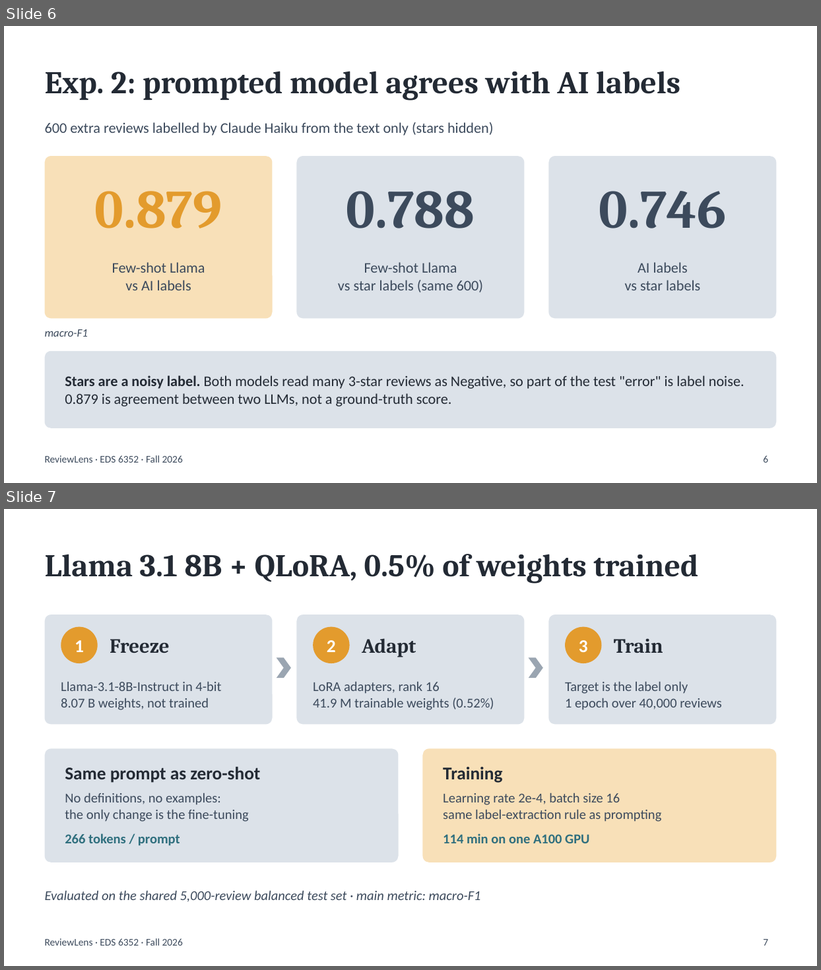
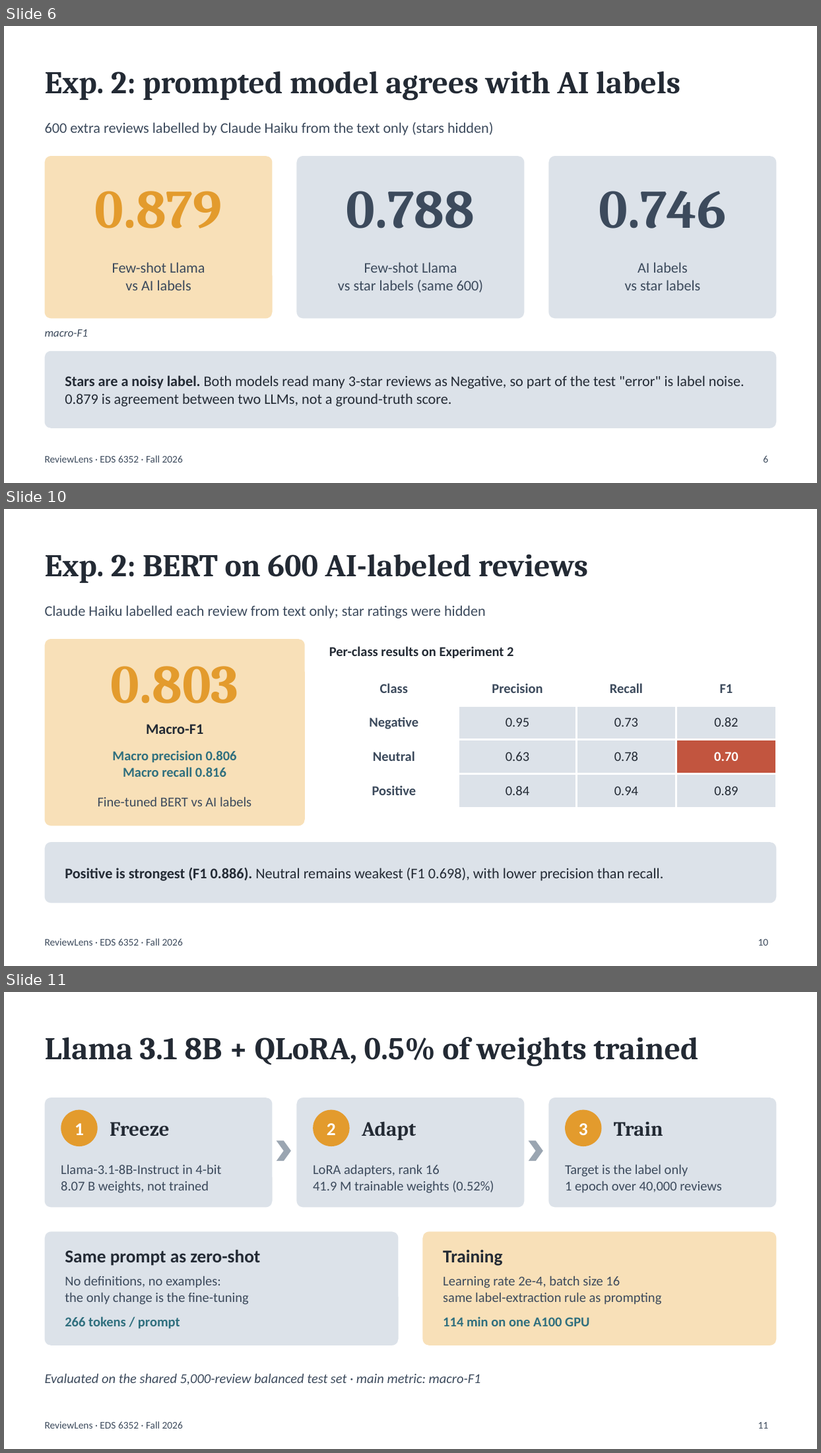
Before and after one commit to Junebhone/ReviewLens, a slide deck: presentation/ReviewLens_Presentation.pptx. Shown one above the other, each under a label of ours: slides 6 and 7 before the commit, slides 6, 10 and 11 after it; the slides between them are not shown. The pictures are 821x970 and 821x1453 pixels, drawn with LibreOffice and Linux fonts; fonts in the diff are those of the drawing. Boxes give left, top, right and bottom in pixels: in the first picture for what was removed or moved away, otherwise in the second. Text is boxed around its words. In the diff, an @@ line names an element or a change of style, - is before the commit and + after.

```diff
--- a/presentation/ReviewLens_Presentation.pptx
+++ b/presentation/ReviewLens_Presentation.pptx
@@ slide 10 added at <box>4,509,817,966</box>, background #FFFFFF; not listed: 1 template element that a slide beside it also shows @@
@@ title added at <box>45,554,588,583</box>, 28 pt, text #232A34, bold @@
+Exp. 2: BERT on 600 AI-labeled reviews
@@ text added at <box>45,605,486,619</box>, 13 pt, text #3C4A5C @@
+Claude Haiku labelled each review from text only; star ratings were hidden
@@ rounded rectangle added at <box>45,639,305,826</box>, fill #F8E0B8 @@
@@ text added at <box>329,646,514,659</box>, 12 pt, text #232A34, bold @@
+Per-class results on Experiment 2
@@ text added at <box>111,666,239,704</box>, 48 pt, text #E39B2D, bold @@
+0.803
@@ table added at <box>329,671,776,798</box>, 4 rows, 4 columns @@
+Class | Precision | Recall | F1
+Negative | 0.95 | 0.73 | 0.82
+Neutral | 0.63 | 0.78 | 0.70
+Positive | 0.84 | 0.94 | 0.89
@@ text added at <box>146,724,203,734</box>, 13 pt, text #232A34, bold @@
+Macro-F1
@@ text added at <box>112,751,237,777</box>, 12 pt, text #2F6F7E, bold @@
+Macro precision 0.806
+Macro recall 0.816
@@ text added at <box>98,797,252,807</box>, 12 pt, text #3C4A5C @@
+Fine-tuned BERT vs AI labels
@@ rounded rectangle added at <box>45,842,776,904</box>, fill #DCE2E9 @@
@@ text added at <box>65,867,663,881</box>, 13 pt, text #232A34 @@
+Positive is strongest (F1 0.886). Neutral remains weakest (F1 0.698), with lower precision than recall.
@@ page number added at <box>758,939,769,946</box>, 9 pt, text #3C4A5C @@
+10
@@ what was slide 7 is now slide 11 @@
@@ page number at <box>758,1422,769,1429</box>: text changed @@
-7
+11
```
Also in this commit, not shown: 3 slides changed, 3 other slides added, 5 other files.
